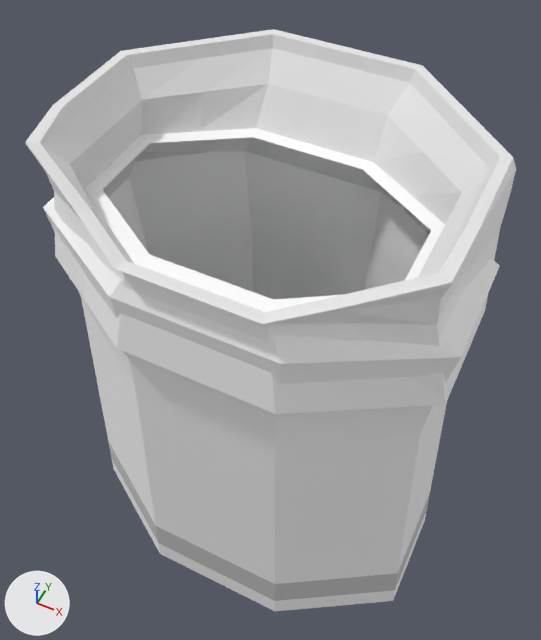
One commit to the OBJ model Models/person_male_robe.obj: the scene before it, then after it.
Camera for both pictures: a 50 mm lens placed at (0.312, -0.603, 1.266), pointed at (-0.018, 0.058, 0.44). Lighting does not change. The marker at lower left points along +X, +Y and +Z. The picture after the commit comes second. Where no turn or scale is listed for an object, it has been applied to the vertices.

Before the edit, the objects in view are built like this:
```python
me_person_male_robe = bpy.data.meshes.new('person_male_robe')
me_person_male_robe.from_pydata(...)  # 384 vertices, 768 faces; spans x -0.278..0.278, y -0.184..0.244, z 0.03..0.79
# faces by material slot: [548, 192, 28]
me_person_male_robe.materials.append(mat_stuff_plain)  # white #ffffff
me_person_male_robe.materials.append(mat_stuff_plain_dark)  # white #e7e7e7
me_person_male_robe.materials.append(mat_stuff_plain_deep)  # light grey #cbcbcb
ob_person_male_robe = bpy.data.objects.new('person_male_robe', me_person_male_robe)
ob_person_male_robe.location = (0.0, 0.0, 0.0)
```
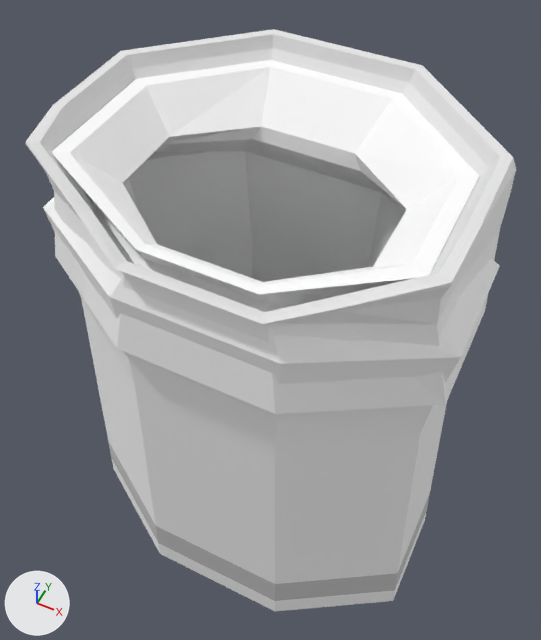
Where the change shows, as pixel boxes (x1, y1, x2, y2) in the pictures (541 x 640 px):
part 1 of me_person_male_robe, added
    after: (52, 60, 479, 305)

The change, as a diff of the scene's bpy script:
```diff
--- a/Models/person_male_robe.obj.py
+++ b/Models/person_male_robe.obj.py
@@ me_person_male_robe @@
 # used by ob_person_male_robe; location = (0.0, 0.0, 0.0)
-me_person_male_robe.from_pydata(...)  # 384 vertices, 768 faces; spans x -0.278..0.278, y -0.184..0.244, z 0.03..0.79
+me_person_male_robe.from_pydata(...)  # 464 vertices, 928 faces; spans x -0.278..0.278, y -0.184..0.244, z 0.03..0.79
+# me_person_male_robe part 1: a new loose piece of 80 vertices spanning x -0.231..0.231, y -0.149..0.207, z 0.68..0.765, in mat_stuff_plain (white #ffffff)
 me_person_male_robe.materials.append(mat_stuff_plain)
```
